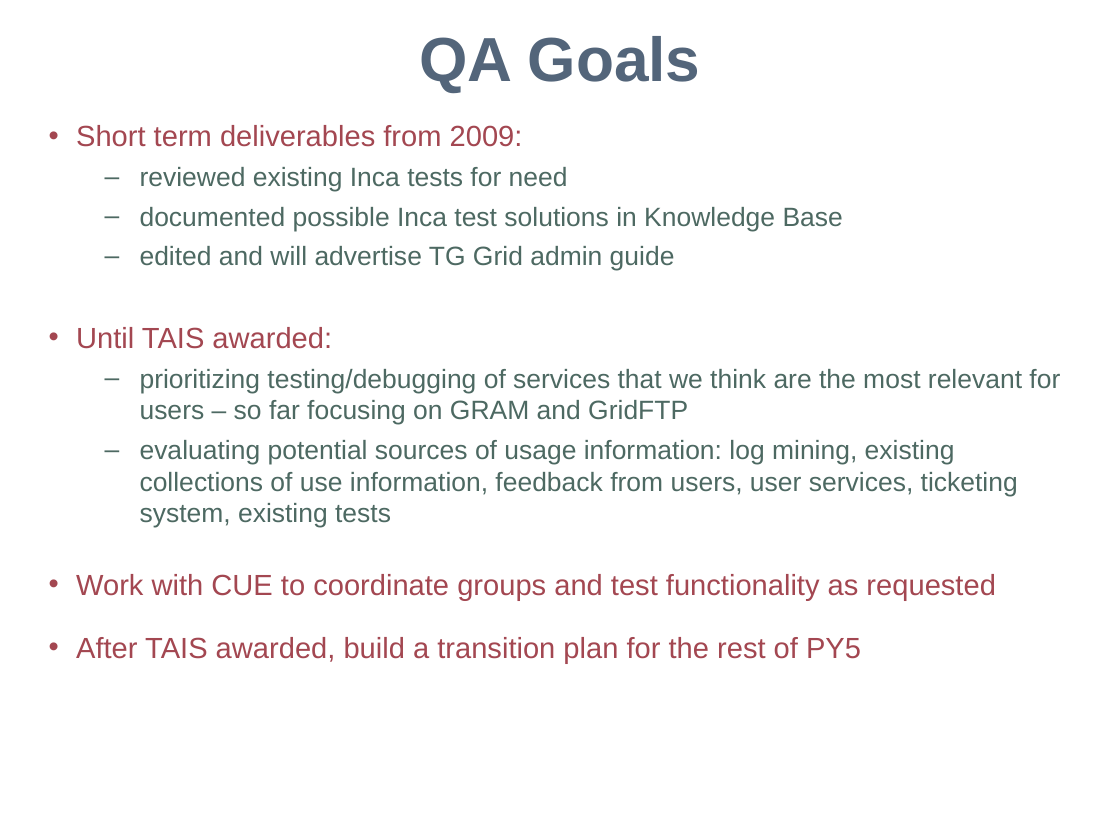
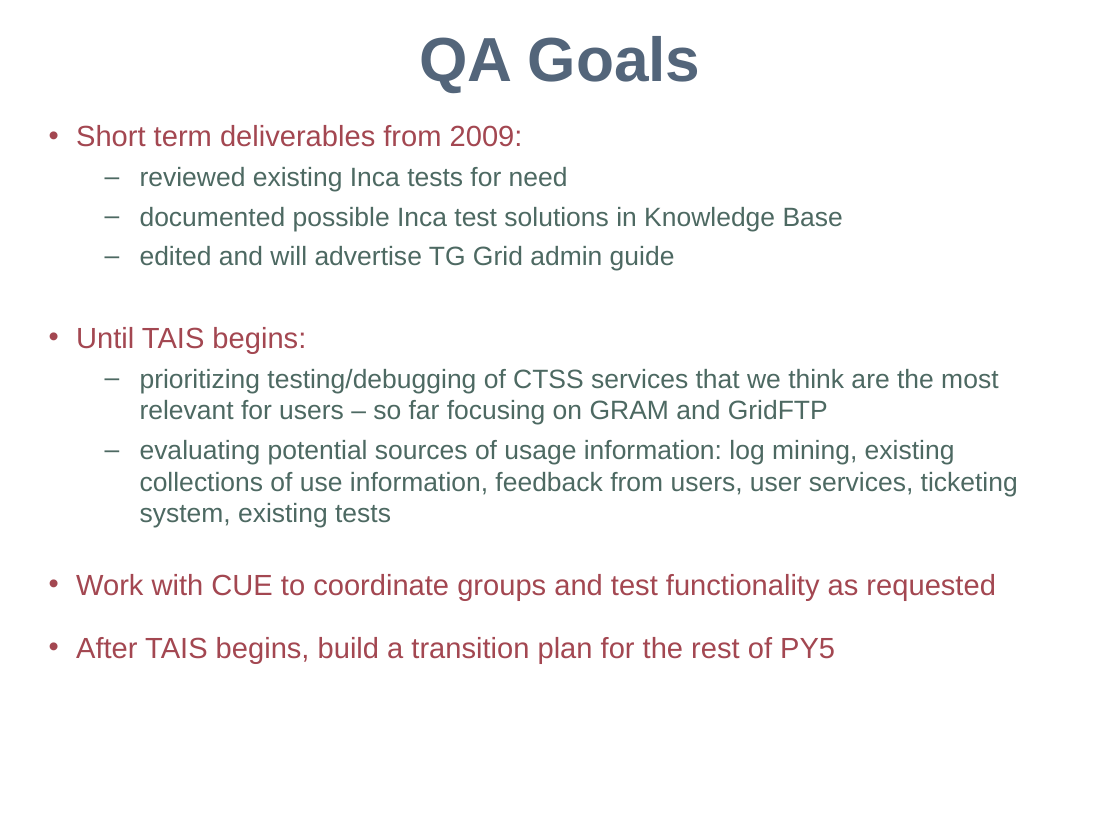
Before and after one commit to IncaProject/inca-xsede, a slide deck: slide 7 of xsede/mgmt/2010/Qa-wg-update-jan10.ppt. Drawn at 1120x840 pixels with LibreOffice and Linux fonts; fonts in the diff are those of the drawing; background and template pictures are left out. Boxes give left, top, right and bottom in pixels: in the first picture for what was removed or moved away, otherwise in the second. Text is boxed around its words. In the diff, an @@ line names an element or a change of style, - is before the commit and + after.

Commit message:
change date - change "TAIS awarded" to "TAIS begins"

```diff
--- a/xsede/mgmt/2010/Qa-wg-update-jan10.ppt
+++ b/xsede/mgmt/2010/Qa-wg-update-jan10.ppt
@@ text at bbox=[76, 327, 998, 425]: text changed @@
-• Until TAIS awarded:
-  – prioritizing testing/debugging of services that we think are the most relevant for users – so far focusing on GRAM and GridFTP
+• Until TAIS begins:
+  – prioritizing testing/debugging of CTSS services that we think are the most relevant for users – so far focusing on GRAM and GridFTP
@@ text at bbox=[76, 637, 835, 664]: text changed @@
-• After TAIS awarded, build a transition plan for the rest of PY5
+• After TAIS begins, build a transition plan for the rest of PY5
```
Also in this commit, not shown: 1 other slide changed.
